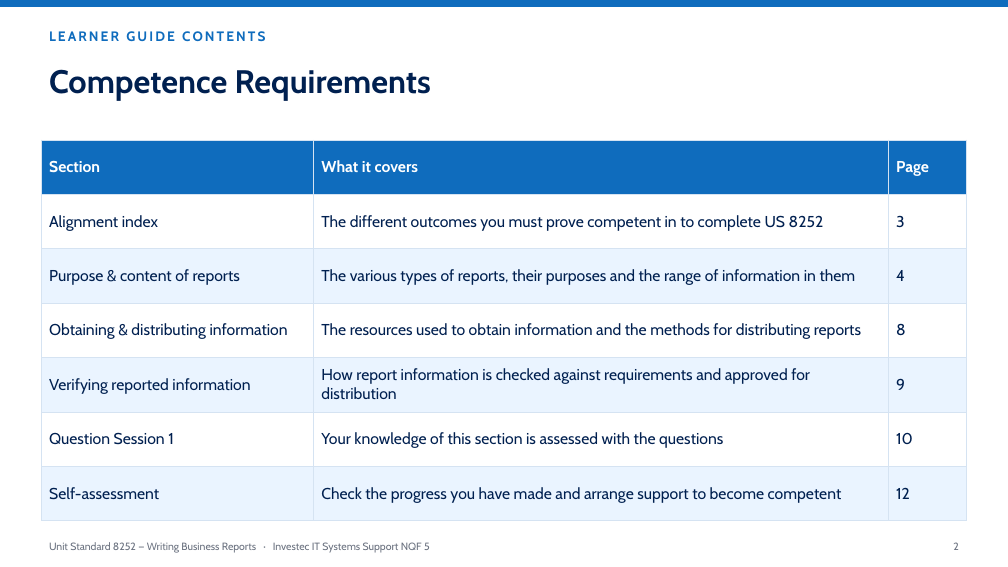
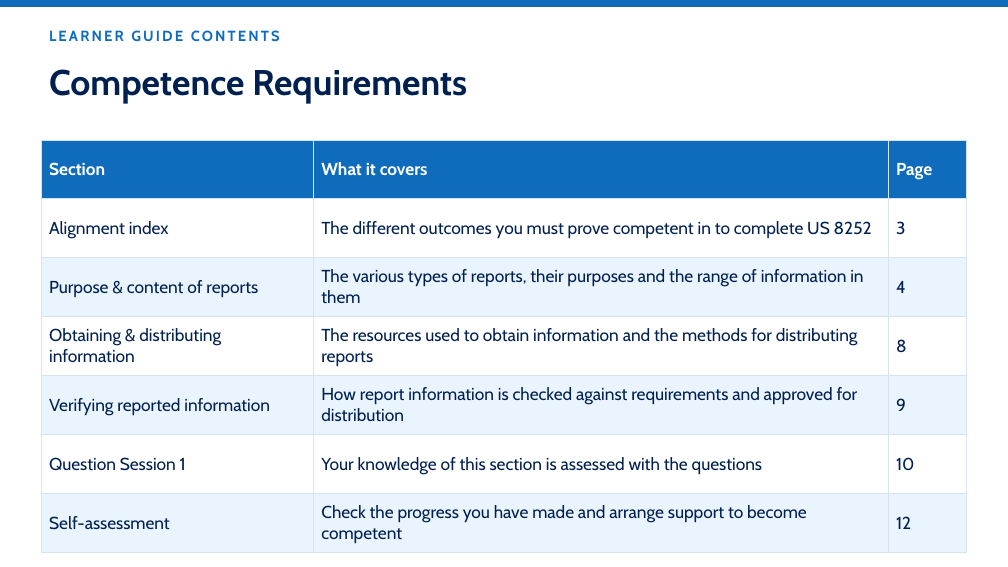
Before and after one commit to andrekyle/ITsystemsupport, a slide deck: slide 2 of public/downloads/US8252-Writing-Business-Reports.pptx. Drawn at 1008x567 pixels with LibreOffice and Linux fonts; fonts in the diff are those of the drawing. Boxes give left, top, right and bottom in pixels: in the first picture for what was removed or moved away, otherwise in the second. Text is boxed around its words. In the diff, an @@ line names an element or a change of style, - is before the commit and + after.

Commit message:
Bigger fonts throughout the Writing Business Reports deck

```diff
--- a/public/downloads/US8252-Writing-Business-Reports.pptx
+++ b/public/downloads/US8252-Writing-Business-Reports.pptx
@@ text "LEARNER GUIDE CONTENTS" at (49,30,280,42): size 13 to 14 pt @@
@@ text "Competence Requirements" at (49,69,467,103): size 31 to 34 pt @@
@@ table at (42,140,966,548) @@
@@ size 15 to 16.5 pt @@
@@ text removed at (953,542,959,550) @@
-2
```
Also in this commit, not shown: 21 other slides changed, 1 other file.
